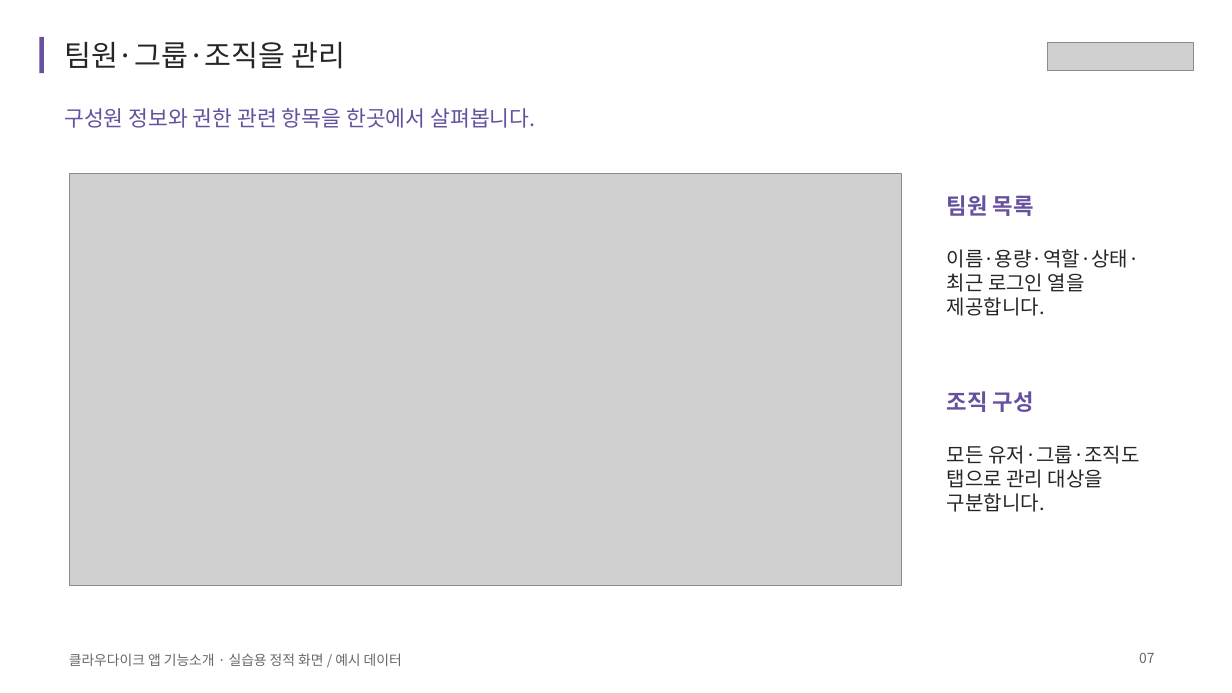
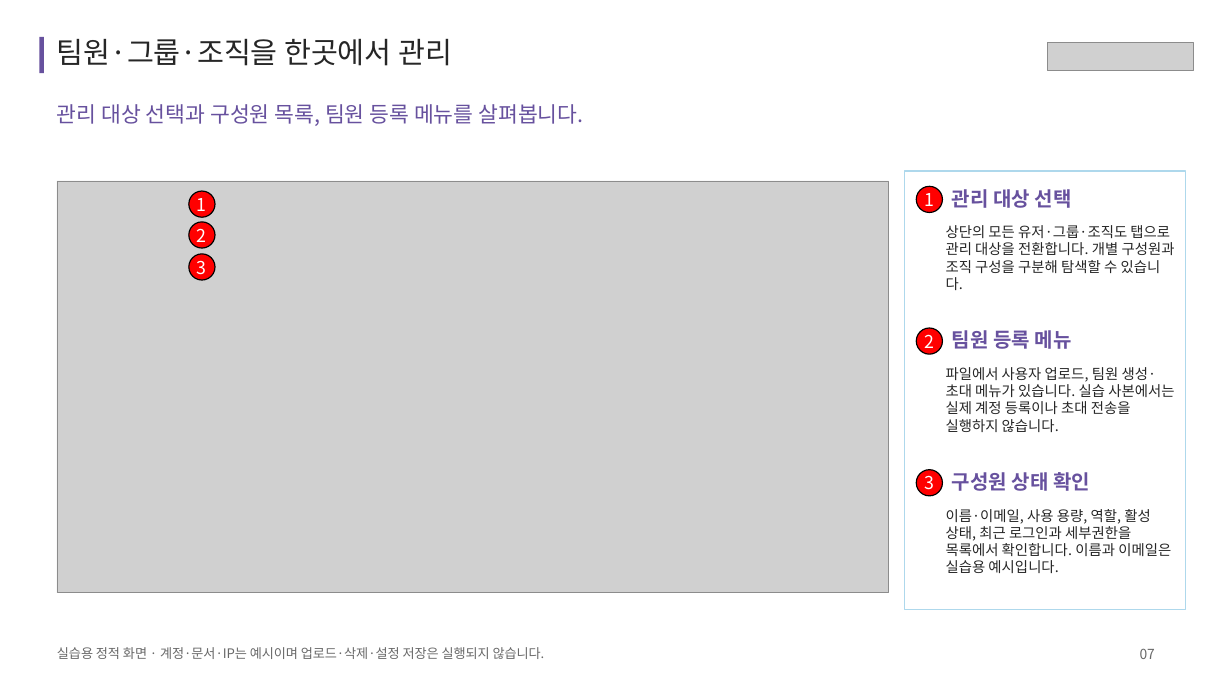
Before and after one commit to acmexii/cloudikehome, a slide deck: slide 7 of docs/cloudike-app-features.pptx. Drawn at 1232x693 pixels with LibreOffice and Linux fonts; fonts in the diff are those of the drawing; grey boxes stand for pictures. Boxes give left, top, right and bottom in pixels: in the first picture for what was removed or moved away, otherwise in the second. Text is boxed around its words. In the diff, an @@ line names an element or a change of style, - is before the commit and + after.

```diff
--- a/docs/cloudike-app-features.pptx
+++ b/docs/cloudike-app-features.pptx
@@ text at <box>57,39,452,66</box>: text changed @@
-팀원·그룹·조직을 관리
+팀원·그룹·조직을 한곳에서 관리
@@ text at <box>57,104,583,126</box>: text changed @@
-구성원 정보와 권한 관련 항목을 한곳에서 살펴봅니다.
+관리 대상 선택과 구성원 목록, 팀원 등록 메뉴를 살펴봅니다.
@@ rectangle added at <box>905,171,1185,610</box>, fill #FFFFFF, outline #AED8EC 1.13 pt @@
@@ picture: place and size @@
-picture at <box>69,173,901,585</box>
+picture at <box>57,181,888,593</box>
@@ ellipse added at <box>188,191,214,217</box>, fill #FF0000, outline #000000 1.13 pt, 17.2 pt, text #FFFFFF @@
+1
@@ ellipse added at <box>916,186,942,212</box>, fill #FF0000, outline #000000 1.13 pt, 17.2 pt, text #FFFFFF @@
+1
@@ text at <box>952,189,1072,208</box>: text changed; text colour #262626 to #67519E; bold on @@
-모든 유저·그룹·조직도 탭으로 관리 대상을 구분합니다.
+관리 대상 선택
@@ ellipse added at <box>188,222,214,248</box>, fill #FF0000, outline #000000 1.13 pt, 17.2 pt, text #FFFFFF @@
+2
@@ text added at <box>946,225,1175,290</box>, 14 pt, text #262626 @@
+상단의 모든 유저·그룹·조직도 탭으로 관리 대상을 전환합니다. 개별 구성원과 조직 구성을 구분해 탐색할 수 있습니다.
@@ ellipse added at <box>188,253,214,279</box>, fill #FF0000, outline #000000 1.13 pt, 17.2 pt, text #FFFFFF @@
+3
@@ text removed at <box>947,249,1140,316</box> @@
-이름·용량·역할·상태·최근 로그인 열을 제공합니다.
@@ ellipse added at <box>916,328,942,354</box>, fill #FF0000, outline #000000 1.13 pt, 17.2 pt, text #FFFFFF @@
+2
@@ text at <box>952,330,1072,349</box>: text changed; size 21.8 to 19.5 pt @@
-팀원 목록
+팀원 등록 메뉴
@@ text added at <box>946,367,1174,432</box>, 14 pt, text #262626 @@
+파일에서 사용자 업로드, 팀원 생성·초대 메뉴가 있습니다. 실습 사본에서는 실제 계정 등록이나 초대 전송을 실행하지 않습니다.
@@ text removed at <box>947,391,1034,412</box> @@
-조직 구성
@@ ellipse added at <box>916,469,942,495</box>, fill #FF0000, outline #000000 1.13 pt, 17.2 pt, text #FFFFFF @@
+3
@@ text added at <box>952,472,1090,491</box>, 19.5 pt, text #67519E, bold @@
+구성원 상태 확인
@@ text added at <box>946,509,1171,573</box>, 14 pt, text #262626 @@
+이름·이메일, 사용 용량, 역할, 활성 상태, 최근 로그인과 세부권한을 목록에서 확인합니다. 이름과 이메일은 실습용 예시입니다.
@@ text at <box>57,647,545,659</box>: text changed; size 13.5 to 12.8 pt @@
-클라우다이크 앱 기능소개 · 실습용 정적 화면 / 예시 데이터
+실습용 정적 화면 · 계정·문서·IP는 예시이며 업로드·삭제·설정 저장은 실행되지 않습니다.
@@ text "07": place and size @@
-text "07" at <box>1139,653,1154,663</box>
+text "07" at <box>1140,649,1155,659</box>
```
Also in this commit, not shown: 8 other slides changed, 3 slides added, 2 slides removed, 2 other files.
